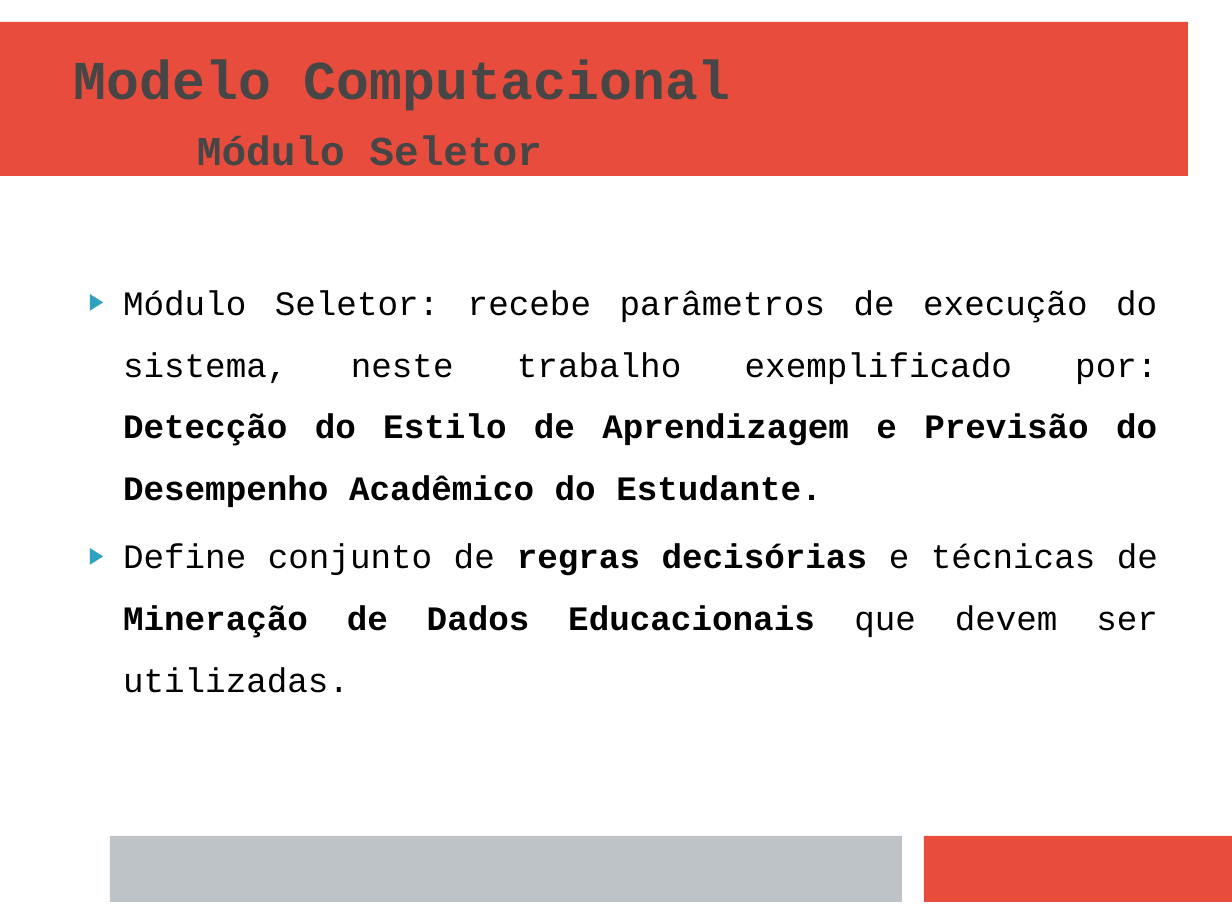
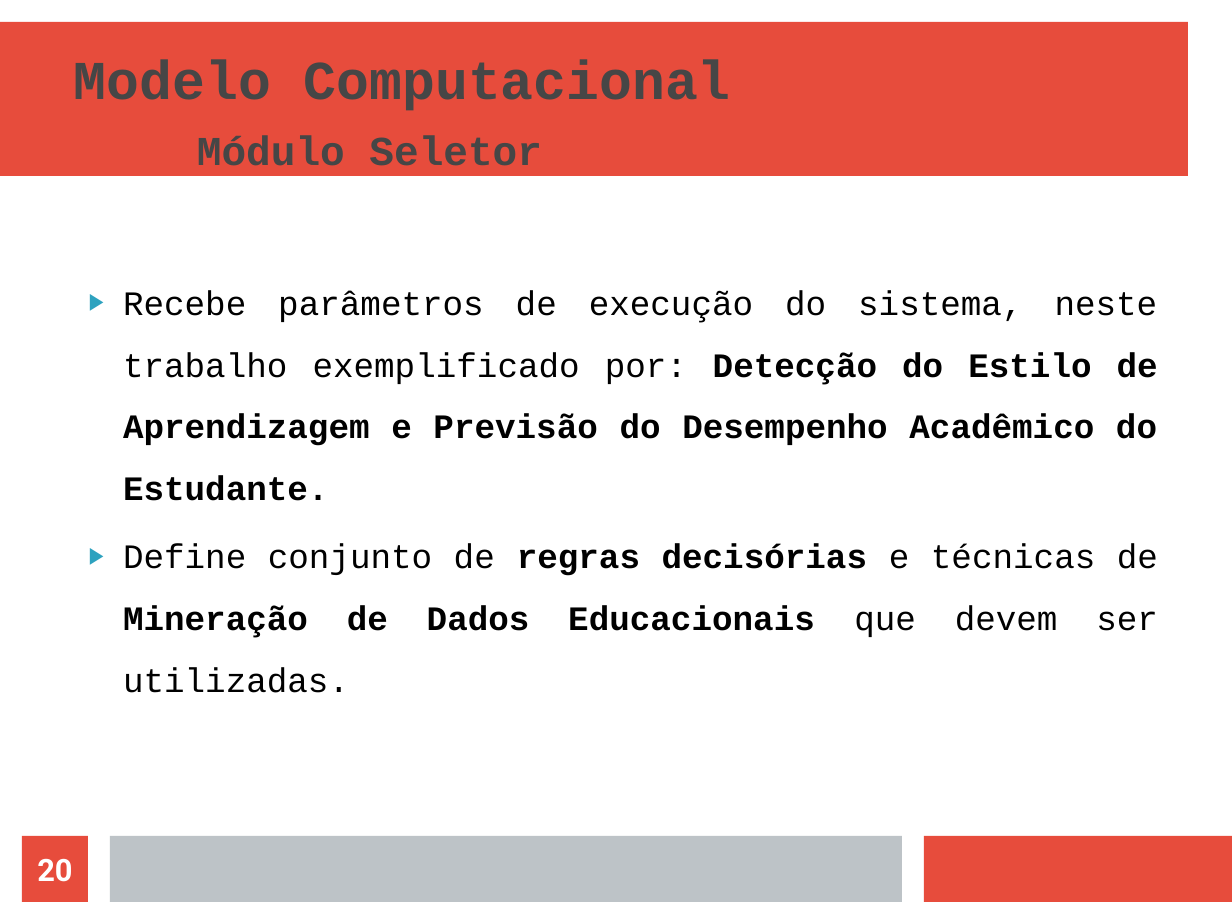
Before and after one commit to naninmartins/TCC-Modelo-de-AVA-com-CS-e-MDE, a slide deck: slide 20 of MODELO DE APOIO AO ENSINO EM AMBIENTES VIRTUAIS - APRESENTAÇÃO (linux).odp (slide 18 before the commit). Drawn at 1232x924 pixels with LibreOffice and Linux fonts; fonts in the diff are those of the drawing. Boxes give left, top, right and bottom in pixels: in the first picture for what was removed or moved away, otherwise in the second. Text is boxed around its words. In the diff, an @@ line names an element or a change of style, - is before the commit and + after.

```diff
--- a/MODELO DE APOIO AO ENSINO EM AMBIENTES VIRTUAIS - APRESENTAÇÃO (linux).odp
+++ b/MODELO DE APOIO AO ENSINO EM AMBIENTES VIRTUAIS - APRESENTAÇÃO (linux).odp
@@ text at (x1=123, y1=290, x2=1158, y2=501): text changed; bold on @@
-▶ Módulo Seletor: recebe parâmetros de execução do sistema, neste trabalho exemplificado por: Detecção do Estilo de Aprendizagem e Previsão do Desempenho Acadêmico do Estudante.
+▶ Recebe parâmetros de execução do sistema, neste trabalho exemplificado por: Detecção do Estilo de Aprendizagem e Previsão do Desempenho Acadêmico do Estudante.
@@ page number added at (x1=22, y1=837, x2=89, y2=903), fill #E74C3C, 18 pt, text #FFFFFF, bold @@
+20
```
Also in this commit, not shown: 24 other slides changed, 4 slides added, 6 other files.
